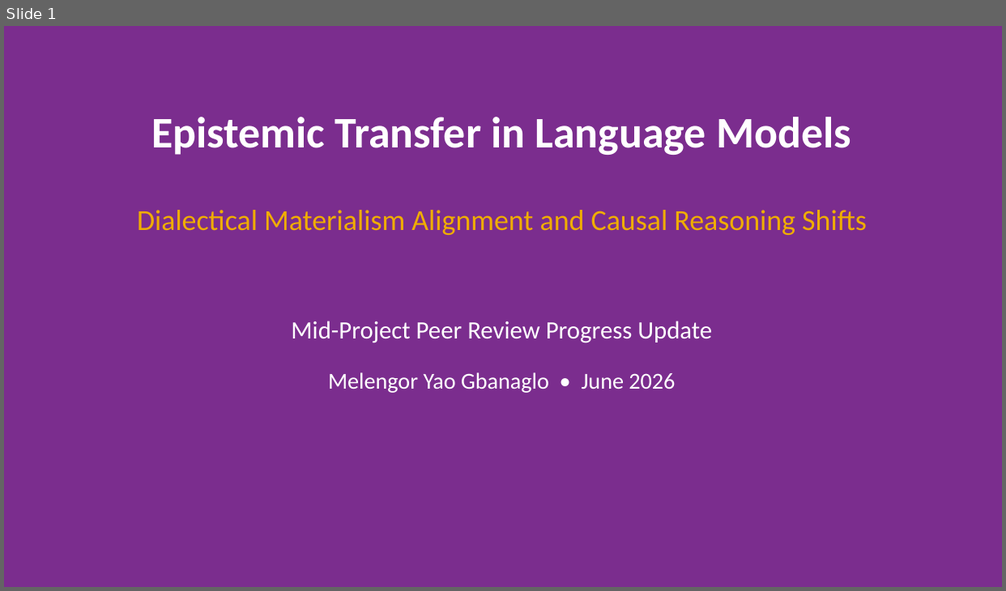
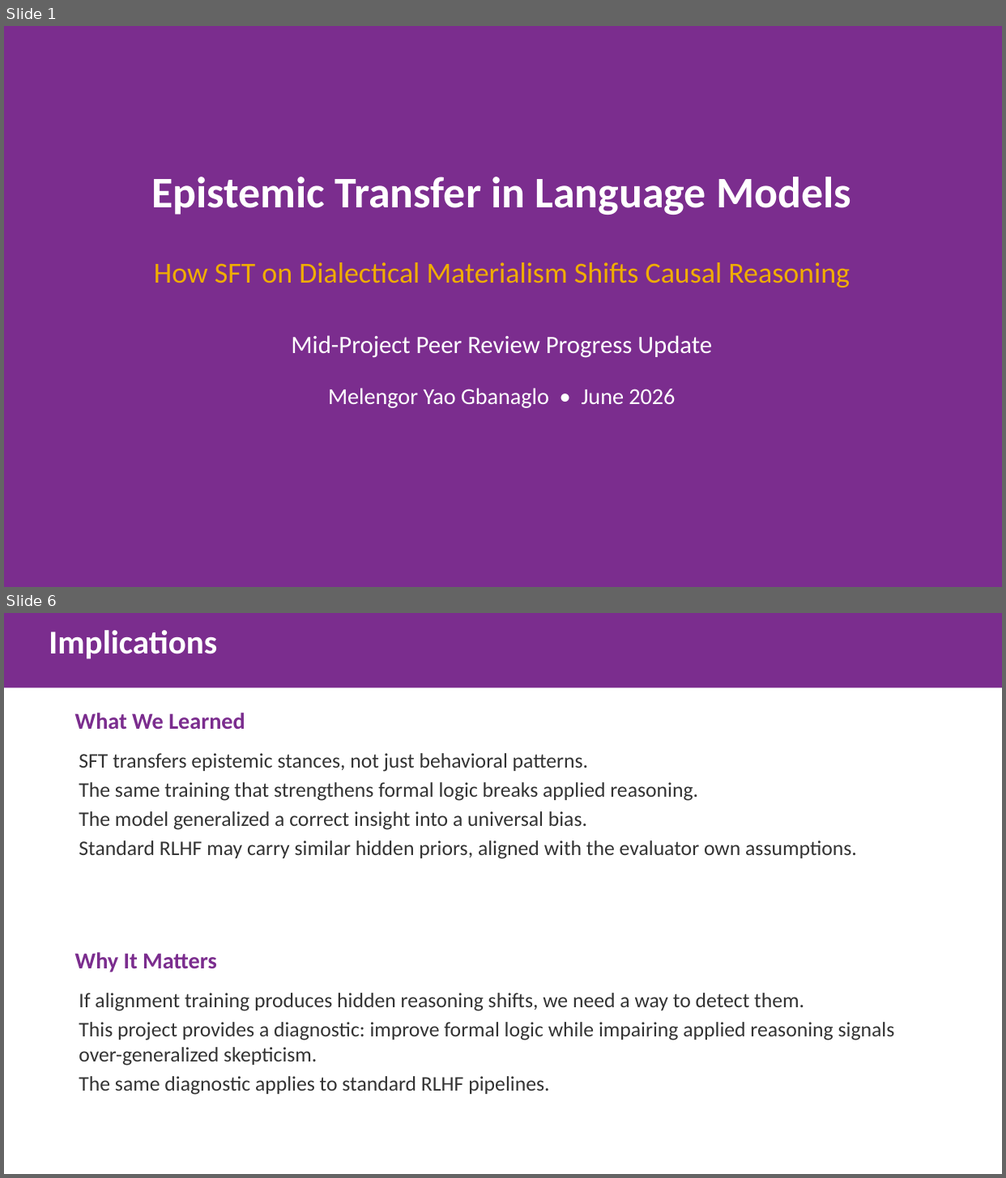
Before and after one commit to gbangban/ai-ideology-study, a slide deck: docs/proposals/peer_review_progress_slides.pptx. Shown one above the other, each under a label of ours: slide 1 before the commit, slides 1 and 6 after it; the slides between them are not shown. The pictures are 1006x591 and 1006x1178 pixels, drawn with LibreOffice and Linux fonts; fonts in the diff are those of the drawing. Boxes give left, top, right and bottom in pixels: in the first picture for what was removed or moved away, otherwise in the second. Text is boxed around its words. In the diff, an @@ line names an element or a change of style, - is before the commit and + after.

Commit message:
style: refine slide generator and update paper narrative
Update `generate_peer_review_slides.py` with a structured story arc,
style guide, and new background fill utilities for visual consistency.
Refine LaTeX narrative to remove hedging language and clarify the
distinction between formal and applied causal reasoning results.
Add research reference PDFs to `.gitignore` to exclude large files.

```diff
--- a/docs/proposals/peer_review_progress_slides.pptx
+++ b/docs/proposals/peer_review_progress_slides.pptx
@@ slide 6 added at (4,613,1002,1174), background #FFFFFF @@
@@ rectangle added at (4,613,1002,688), fill #7B2D8E, 32 pt, text #FFFFFF, bold @@
+Implications
@@ text added at (75,713,245,729), 22 pt, text #7B2D8E, bold @@
+What We Learned
@@ text added at (79,753,857,859), 20 pt, text #333333 @@
+SFT transfers epistemic stances, not just behavioral patterns.
+The same training that strengthens formal logic breaks applied reasoning.
+The model generalized a correct insight into a universal bias.
+Standard RLHF may carry similar hidden priors, aligned with the evaluator own assumptions.
@@ text added at (75,952,217,973), 22 pt, text #7B2D8E, bold @@
+Why It Matters
@@ text added at (79,993,895,1095), 20 pt, text #333333 @@
+If alignment training produces hidden reasoning shifts, we need a way to detect them.
+This project provides a diagnostic: improve formal logic while impairing applied reasoning signals over-generalized skepticism.
+The same diagnostic applies to standard RLHF pipelines.
@@ slide 1 changed as well @@
@@ text "Epistemic Transfer in Language Models": place and size @@
-text "Epistemic Transfer in Language Models" at (151,117,851,155)
+text "Epistemic Transfer in Language Models" at (151,177,851,215)
@@ text at (154,263,850,288): text changed @@
-Dialectical Materialism Alignment and Causal Reasoning Shifts
+How SFT on Dialectical Materialism Shifts Causal Reasoning
@@ text "Mid-Project Peer Review Progress Update": place and size @@
-text "Mid-Project Peer Review Progress Update" at (291,321,712,344)
+text "Mid-Project Peer Review Progress Update" at (291,335,712,358)
@@ text "Melengor Yao Gbanaglo • June ...": place and size @@
-text "Melengor Yao Gbanaglo • June ..." at (328,373,675,393)
+text "Melengor Yao Gbanaglo • June ..." at (328,388,675,408)
```
Also in this commit, not shown: 1 other slide changed, 6 other slides added, 8 slides removed, 9 other files.
